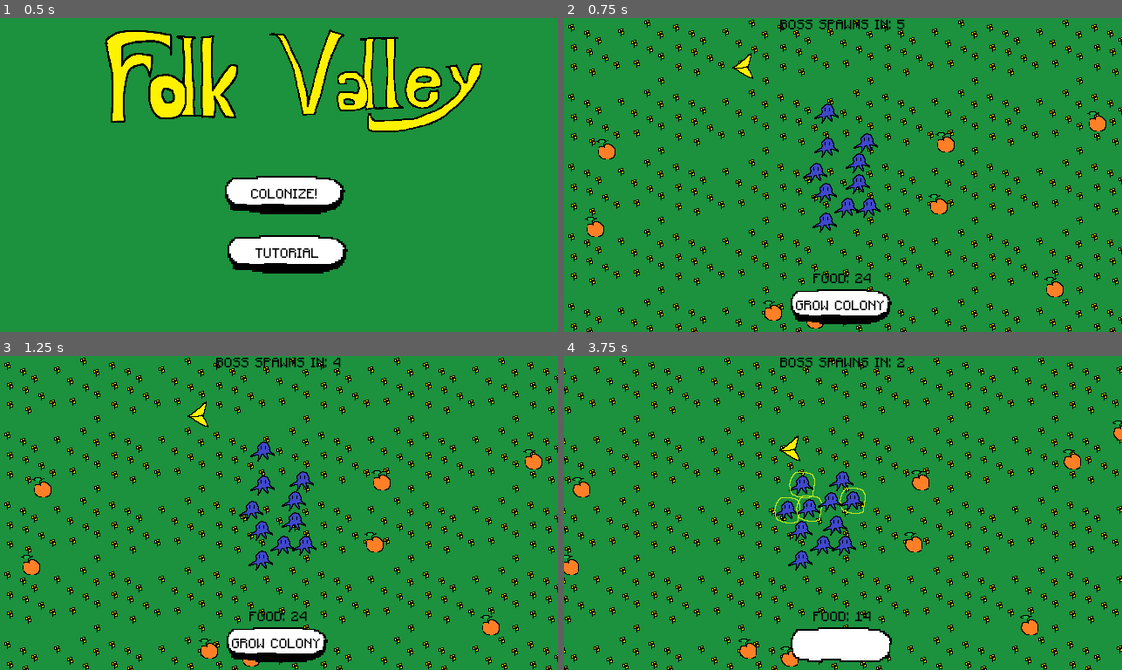
Above: before the commit, frames 1-4 (two rows, left to right).
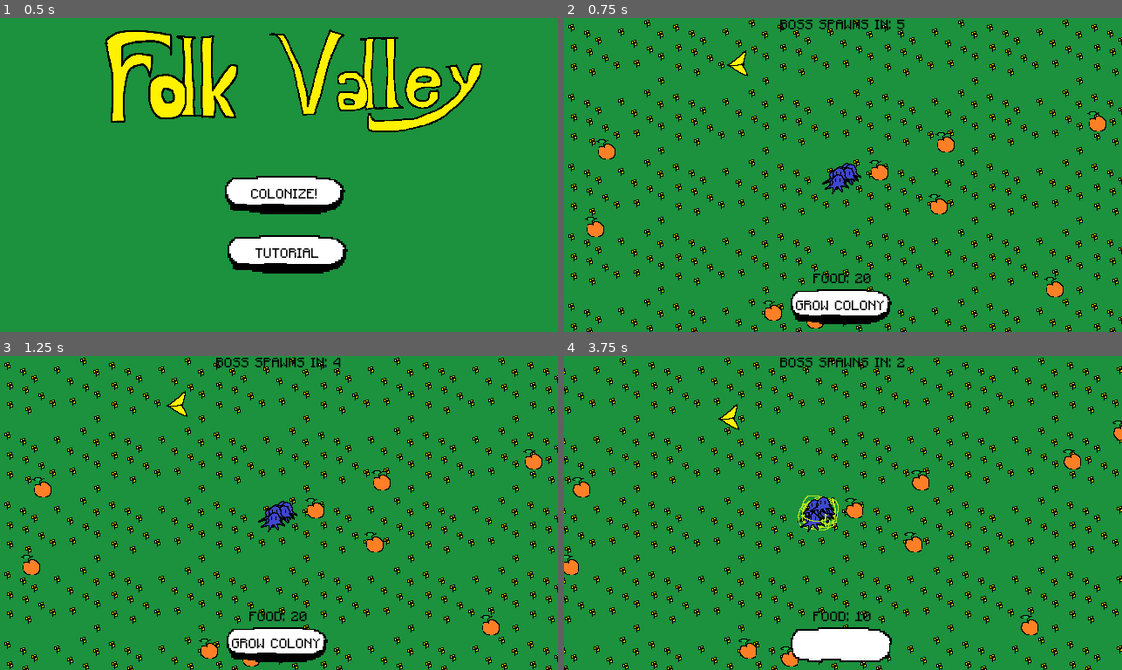
Above: after the commit, the same moments.

Repository: wheatgreaser/folkvalleygame
Game: Godot game, scene res://src/core/MainGame.tscn
Same seed, same stepped clock (60 frames per second), same inputs: the game is played once before the commit and once after it. The project has no main scene, so this scene is started directly.
Inputs (mouse positions are in pixels of both pictures, inside the frame that each line leads up to):
- Up to frame 1 (0.5 s): no input
- Up to frame 2 (0.75 s): click "COLONIZE!" at 0.5 s
- Up to frame 3 (1.25 s): no input
- Up to frame 4 (3.75 s): click "GROW COLONY" at 1.25 s; drag from (848, 544) to (792, 428) at 2.02 s; drag from (859, 519) to (803, 437) at 2.77 s; move the mouse to (865, 478) at 3.52 s; hold D (right) from 3.53 s (still down); hold Space (space) from 3.53 s (still down); click (865, 478) at 3.6 s

Frame 1 is identical in both runs. In frame 2, 1.8% of the frame differs, in the area x 29-59%, y 10-85%; in frame 3, 1.9%; in frame 4, 2.1%, in the area x 27-55%, y 15-85%.

Commit message:
fix: fixed the jittering bug

Diff:
--- a/src/core/main_game.gd
+++ b/src/core/main_game.gd
@@ -112,7 +112,10 @@
 	_load_UI()
 	_boss_spawning()
 
-
+func _move_selected_units(pos : Vector2) -> void:
+	var units = get_tree().get_nodes_in_group('selected-units')
+	for unit in units:
+		unit.move(pos)
 func _colonize_button_down() -> void:
 	_load_game()
 
--- a/src/gameplay/soldiers/soldier.tscn
+++ b/src/gameplay/soldiers/soldier.tscn
@@ -91,5 +91,7 @@
 [node name="AnimationPlayer" type="AnimationPlayer" parent="." unique_id=1957716685]
 libraries/ = SubResource("AnimationLibrary_udrfa")
 
+[node name="NavigationAgent2D" type="NavigationAgent2D" parent="." unique_id=406655260]
+
 [connection signal="selection_toggled" from="Area2D" to="." method="_on_area_2d_selection_toggled"]
 [connection signal="timeout" from="FoodTimer" to="." method="_on_food_timer_timeout"]
--- a/src/gameplay/soldiers/soldier_behaviour.gd
+++ b/src/gameplay/soldiers/soldier_behaviour.gd
@@ -7,42 +7,46 @@
 var target_pos : Vector2
 var mouse_pos := Vector2(0,0)
 
-
+var rng : RandomNumberGenerator = RandomNumberGenerator.new()
 
 func _ready() -> void:
 	selector.hide()
-	set_process(false)
+	set_physics_process(false)
 
-func _physics_process(_delta: float) -> void:
+func _physics_process(delta: float) -> void:
+	var next_pos : Vector2 = $NavigationAgent2D.get_next_path_position()
+	var diff : Vector2 = next_pos - global_position
+	if not $NavigationAgent2D.is_navigation_finished():
+		var dir : Vector2 = diff.normalized()
+		global_position += dir * delta * 200
+		anim_player.play("move")
+	else:
+		anim_player.play("idle")
+		set_physics_process(false)
 	move_and_collide(Vector2(0,0))
 
 func _input(event: InputEvent) -> void:
 
 	if event is InputEventMouseButton and is_in_group("selected-units"):
 		if event.button_index == MOUSE_BUTTON_RIGHT:
-			set_process(true)
+			set_physics_process(true)
 			target_pos = get_global_mouse_position()
+
+			$NavigationAgent2D.target_position = target_pos
 
 
 func _process(delta: float) -> void:
-	var diff = target_pos - global_position
-	if diff.length() > 0.1:
-		var dir = diff.normalized()
-		global_position += dir * delta * 200
-		anim_player.play("move")
-	else:
-		anim_player.play("idle")
-		set_process(false)
+	pass
 
-func is_in_selection_box(box: Rect2):
+func is_in_selection_box(box: Rect2) -> bool:
 	return box.has_point(get_global_transform_with_canvas().origin)
 
-func select():
+func select() -> void:
 	add_to_group('selected-units')
 	selector.show()
 
 
-func deselect():
+func deselect() -> void:
 	remove_from_group('selected-units')
 	selector.hide()
 
--- a/src/levels/level1.tscn
+++ b/src/levels/level1.tscn
@@ -5,6 +5,11 @@
 
 [sub_resource type="RectangleShape2D" id="RectangleShape2D_3o7sa"]
 size = Vector2(5350.5, 20)
+
+[sub_resource type="NavigationPolygon" id="NavigationPolygon_3o7sa"]
+vertices = PackedVector2Array(3923.0078, 37.90625, 3927.9766, 2687.0313, 25.9375, 2700.961, 11.046875, 6.078125)
+polygons = Array[PackedInt32Array]([PackedInt32Array(0, 1, 2, 3)])
+outlines = Array[PackedVector2Array]([PackedVector2Array(1, -4, 3933, 28, 3938, 2697, 16, 2711)])
 
 [node name="Scene" type="Node2D" unique_id=688667358]
 script = ExtResource("1_3o7sa")
@@ -29,3 +34,6 @@
 offset_bottom = 2749.0
 texture = ExtResource("1_wyrbo")
 stretch_mode = 1
+
+[node name="NavigationRegion2D" type="NavigationRegion2D" parent="." unique_id=1592010309]
+navigation_polygon = SubResource("NavigationPolygon_3o7sa")
